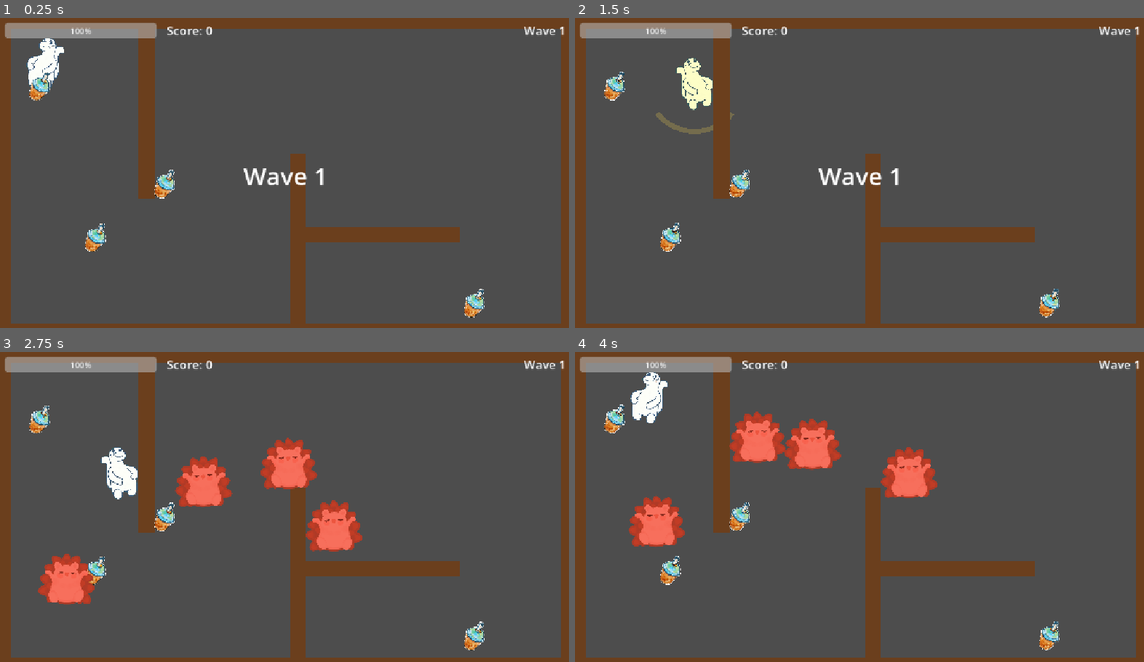
Above: before the commit, frames 1-4 (two rows, left to right).
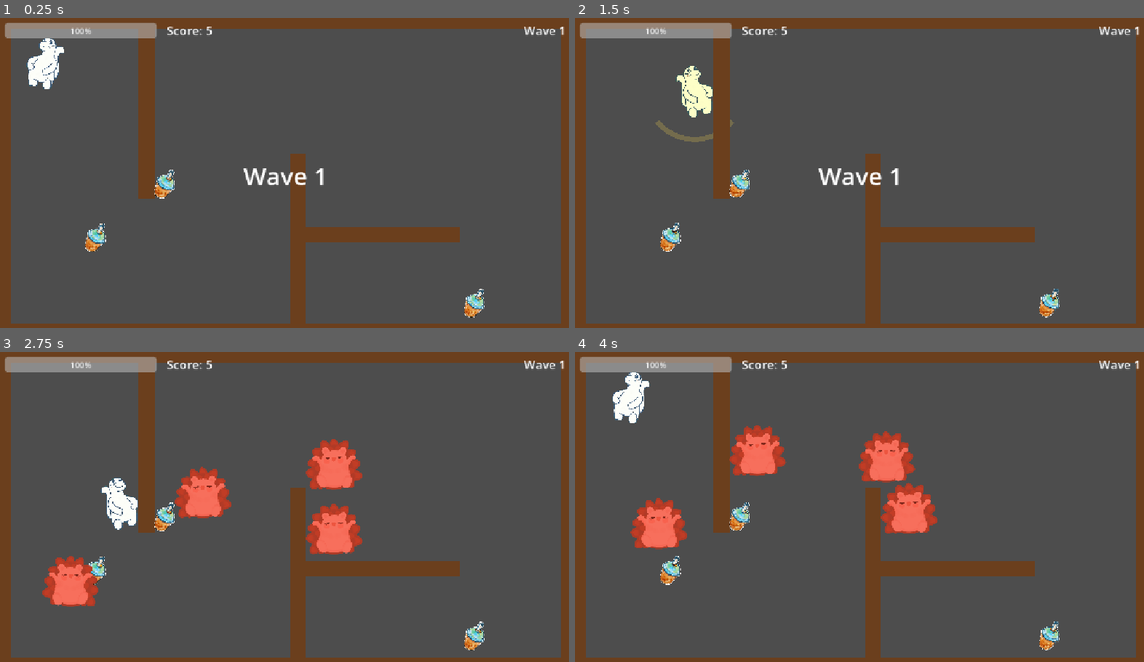
Above: after the commit, the same moments.

Repository: Rexaintreal/bobascape
Game: Godot game, scene res://main.tscn
The game is run twice, just before and just after one commit, with the same random seed, the same clock (stepped at 60 frames per second) and the same inputs.
Inputs (mouse positions are in pixels of both pictures, inside the frame that each line leads up to):
- Up to frame 1 (0.25 s): no input
- Up to frame 2 (1.5 s): tap Enter (ui_accept) at 0.5, 0.77 s; move the mouse to (990, 160) at 0.52 s; hold D (move_right) 0.53-1.28 s; click (990, 160) at 0.6 s; move the mouse to (745, 191) at 1.27 s; hold S (move_down) from 1.28 s (still down); click (745, 191) at 1.35 s
- Up to frame 3 (2.75 s): tap Enter (ui_accept) at 1.52 s; move the mouse to (341, 438) at 2.02 s; release S (move_down) at 2.03 s; hold D (move_right) from 2.03 s (still down); tap Shift (dash) at 2.1 s; click (341, 438) at 2.3 s
- Up to frame 4 (4 s): move the mouse to (831, 575) at 2.77 s; release D (move_right) at 2.78 s; hold W (move_up) 2.78-3.53 s; tap R at 2.85 s; tap Enter (ui_accept) at 3.02, 3.77 s; click (831, 575) at 3.05 s; move the mouse to (1035, 559) at 3.52 s; hold A (move_left) from 3.53 s (still down); click (1035, 559) at 3.6 s

The runs differ from the first frame. In frame 1, 0.2% of the frame differs, in the area x 5-38%, y 2-27%; in frame 2, 1.0%; in frame 3, 5.6%; in frame 4, 6.7%, in the area x 5-64%, y 2-64%.

Commit message:
added boba rush +5 health and +5 speed on full health when taking boba

Diff:
--- a/boba.gd
+++ b/boba.gd
@@ -9,6 +9,6 @@
 	t.tween_property($Sprite2D, "position:y", 0.0, 0.6).set_trans(Tween.TRANS_SINE)
 
 func _on_body_entered(body):
-	if body.is_in_group("player") and body.health < body.max_health:
-		body.heal(heal_amount)
+	if body.is_in_group("player"):
+		body.collect_boba(heal_amount)
 		queue_free()
--- a/main.gd
+++ b/main.gd
@@ -18,6 +18,7 @@
 	randomize()
 	message.text = ""
 	player.died.connect(_on_player_died)
+	player.boba_collected.connect(func(): _add_score(5))
 	_update_ui()
 
 func _process(_delta):
--- a/player.gd
+++ b/player.gd
@@ -2,6 +2,7 @@
 
 signal health_changed(new_health, max_health)
 signal died
+signal boba_collected
 
 const SPEED = 200.0
 const DASH_SPEED = 650.0
@@ -22,6 +23,7 @@
 var dash_dir := Vector2.ZERO
 var invuln := 0.0
 var slash_t := 0.0
+var rush := 0.0
 var dead := false
 
 @onready var sprite = $Sprite2D
@@ -36,11 +38,12 @@
 	if dead:
 		return
 	var direction = Input.get_vector("move_left", "move_right", "move_up", "move_down")
-	var speed = SPEED
+	var speed = SPEED * (1.4 if rush > 0.0 else 1.0)
 
 	dash_timer -= delta
 	dash_cd -= delta
 	invuln -= delta
+	rush -= delta
 	slash_t -= delta
 	attack_timer -= delta
 
@@ -78,7 +81,7 @@
 		draw_arc(Vector2.ZERO, 95.0, facing.angle() - 0.9, facing.angle() + 0.9, 16, Color(1, 0.85, 0.3, slash_t / 0.15), 10.0)
 
 func attack():
-	attack_timer = ATTACK_COOLDOWN
+	attack_timer = ATTACK_COOLDOWN * (0.6 if rush > 0.0 else 1.0)
 	slash_t = 0.15
 	sprite.modulate = Color(1, 1, 0.4)
 	create_tween().tween_property(sprite, "modulate", Color.WHITE, 0.2)
@@ -101,3 +104,8 @@
 func heal(amount):
 	health = min(health + amount, max_health)
 	health_changed.emit(health, max_health)
+
+func collect_boba(amount):
+	heal(amount)
+	rush = 5.0
+	boba_collected.emit()
